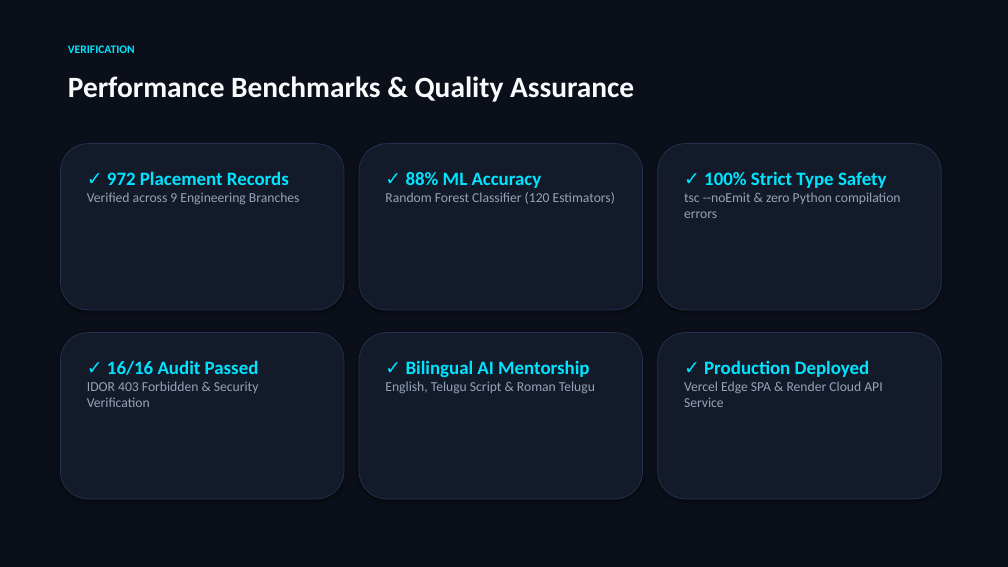
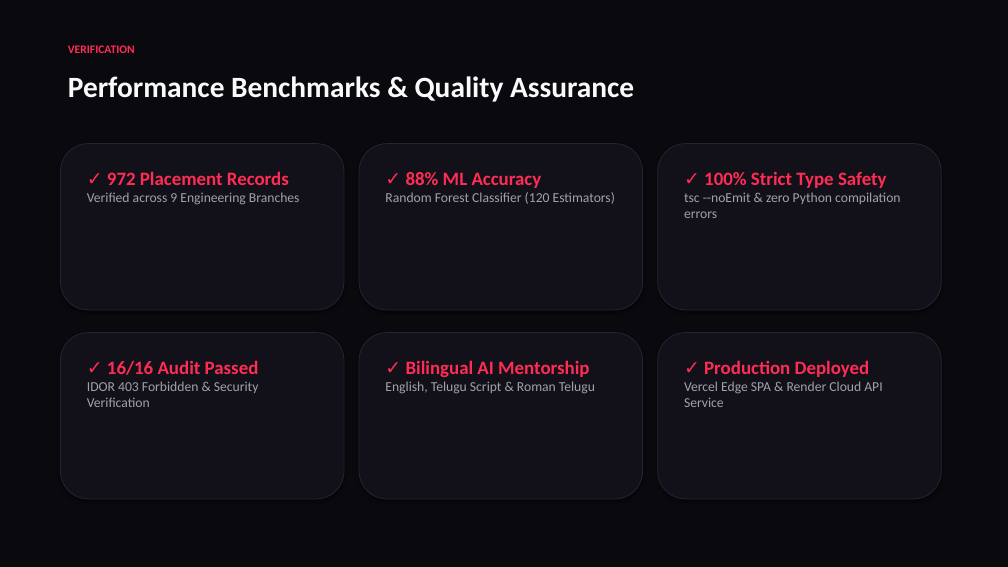
Before and after one commit to dileepbommali16-ops/pathfinder, a slide deck: slide 9 of Pathfinder_Presentation_Dileep_Bommali.pptx. Drawn at 1008x567 pixels with LibreOffice and Linux fonts; fonts in the diff are those of the drawing. Boxes give left, top, right and bottom in pixels: in the first picture for what was removed or moved away, otherwise in the second. Text is boxed around its words. In the diff, an @@ line names an element or a change of style, - is before the commit and + after.

Commit message:
feat(branding): redesign logo, keynote deck, and video demo player in obsidian ruby and amethyst violet (zero green, zero yellow, zero blue)

```diff
--- a/Pathfinder_Presentation_Dileep_Bommali.pptx
+++ b/Pathfinder_Presentation_Dileep_Bommali.pptx
@@ rectangle at box(0, 0, 1008, 567): fill #0B0F19 to #09090E @@
@@ text "VERIFICATION" at box(68, 45, 135, 53): text colour #00E5FF to #FF2D55 @@
@@ text "✓ 972 Placement Records" at box(87, 171, 300, 205): text colour #00E5FF to #FF2D55 in "✓ 972 Placement Records"; text colour #94A3B8 to #A1A1AA in "Verified across 9 Engineering Branches" @@
@@ text "✓ 88% ML Accuracy" at box(385, 172, 615, 204): text colour #00E5FF to #FF2D55 in "✓ 88% ML Accuracy"; text colour #94A3B8 to #A1A1AA in "Random Forest Classifier (120 Estimators)" @@
@@ text "✓ 100% Strict Type Safety" at box(684, 171, 900, 218): text colour #00E5FF to #FF2D55 in "✓ 100% Strict Type Safety"; text colour #94A3B8 to #A1A1AA in "tsc --noEmit & zero Python compilation errors" @@
@@ text "✓ 16/16 Audit Passed" at box(87, 360, 259, 407): text colour #00E5FF to #FF2D55 in "✓ 16/16 Audit Passed"; text colour #94A3B8 to #A1A1AA in "IDOR 403 Forbidden & Security Verification" @@
@@ text "✓ Bilingual AI Mentorship" at box(385, 360, 595, 394): text colour #00E5FF to #FF2D55 in "✓ Bilingual AI Mentorship"; text colour #94A3B8 to #A1A1AA in "English, Telugu Script & Roman Telugu" @@
@@ fill #131A2A to #121018; outline #25314E 0.75 pt to #302032 0.75 pt in 6 elements at box(60, 144, 344, 310), box(359, 144, 643, 310), box(658, 144, 941, 310), box(60, 333, 344, 499), box(359, 333, 643, 499), box(658, 333, 941, 499) @@
@@ text "✓ Production Deployed" at box(684, 360, 882, 407): text colour #00E5FF to #FF2D55 in "✓ Production Deployed"; text colour #94A3B8 to #A1A1AA in "Vercel Edge SPA & Render Cloud API ..." @@
```
Also in this commit, not shown: 9 other slides changed, 5 other files.
